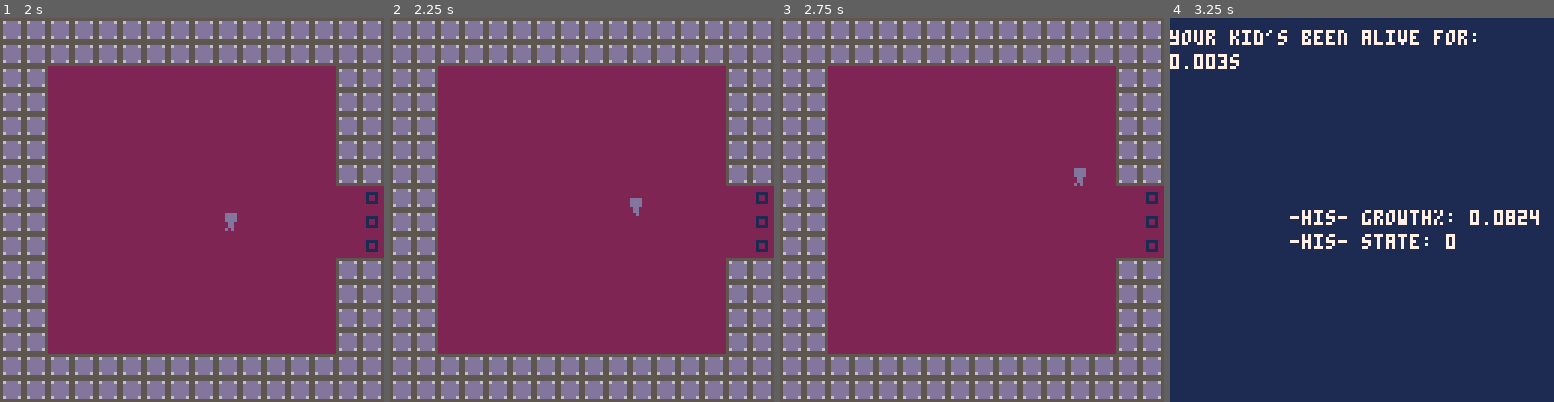
Above: before the commit, frames 1-4 (left to right).
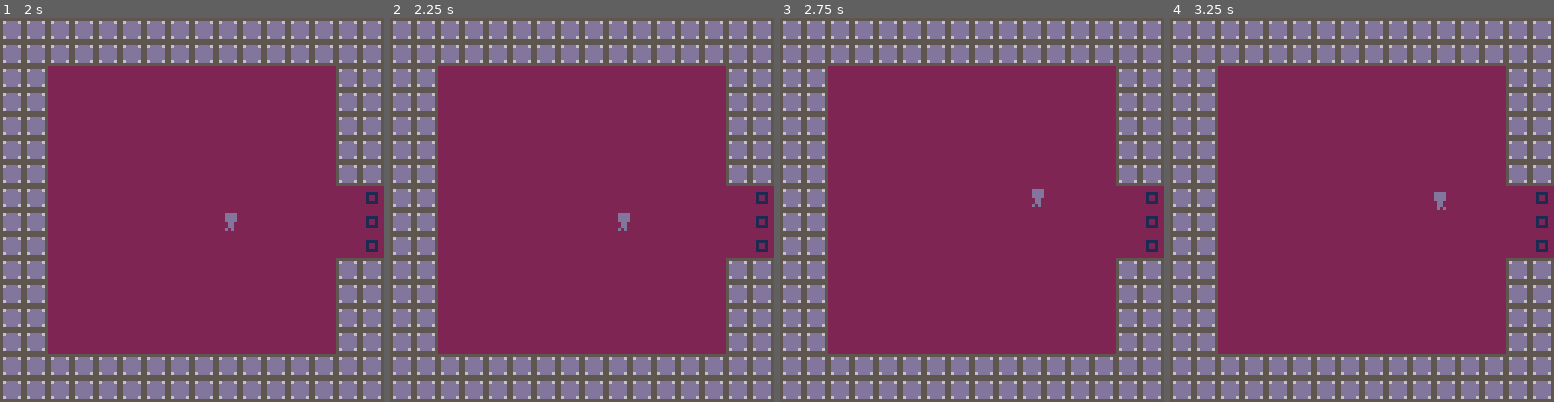
Above: after the commit, the same moments.

Repository: bvanroll/pico8
Game: PICO-8 cartridge creature.p8
Same seed, same stepped clock (60 frames per second), same inputs: the game is played once before the commit and once after it.
Inputs:
- Up to frame 1 (2 s): tap X (X key) at 0.33, 1.07, 1.85 s; tap O (Z key) at 0.7, 1.7 s; hold Right from 1.6 s (still down)
- Up to frame 2 (2.25 s): release Right at 2.1 s; tap O (Z key) at 2.1 s; hold Up from 2.15 s (still down)
- Up to frame 3 (2.75 s): release Up at 2.42 s; hold Right from 2.47 s (still down); tap O (Z key) at 2.5 s
- Up to frame 4 (3.25 s): tap O (Z key) at 2.9 s; tap X (X key) at 2.97 s; release Right at 3.03 s; hold Left from 3.08 s (still down)

Frame 1 is identical in both runs. In frame 2, 0.2% of the frame differs, in the area x 59-66%, y 46-56%; in frame 3, 0.2%; in frame 4, 100%, in the area x 0-100%, y 0-100%.

Commit message:
dijkstra map not fast enough :(

Diff:
--- a/creature.p8
+++ b/creature.p8
@@ -68,7 +68,6 @@
 -->8
 --npc
 p = { --player
-  hmap={},
   x=64,
   y=64,
   w=4,
@@ -79,18 +78,16 @@
   yv = 0,
   s=1,
   xo=2,
+  ctile={x=8,y=8},
+  ptile={x=8,y=8},
   draw = function(self)
    if (self.dy>0) then
-   printh(self.dy)
     s=193
    elseif (self.dy<0) then
-   printh(self.dy)
     s=194
    elseif (self.dx>0) then
-   printh(self.dx)
     s=196
    elseif (self.dx<0) then
-   printh(self.dx)
     s=195
    else
     s=192
@@ -100,7 +97,15 @@
   input = function(self, xv, yv)
    self.dx=xv
    self.dy=yv
-
+   self.ctile.x=flr(self.x/8)
+   self.ctile.y=flr(self.y/8)
+   --it's not fast enough
+   if self.ctile.x!=self.ptile.x
+   or self.ctile.y!=self.ptile.y then
+     m:calcmap()
+     self.ptile.x = self.ctile.x
+     self.ptile.y = self.ctile.y
+   end
    self.xv = xv
    self.yv = yv
   end,
@@ -122,27 +127,38 @@
  t = 0,
  speed=.1,
  target={x=-1,y=-1},
- mv=function(self)
-	  local bdst,bx,by =32000,0,0
-	  for i=1,4 do
-	   local dx,dy=dirx[i]+self.x,diry[i]+self.y
-		  if (not shit(dx,dy,0)) then
-		   d=dist(dx/8,dy/8,p.x/8,p.y/8)
-		   if d<bdst then
---		    printh(bdst)
-		    bdst,bx,by=d,dirx[i],diry[i]
-		   end
-		  end
+ mv=function(self)--move
+
+  if (self.target.x ==-1) then
+   self:tget()
+  else
+  printh(self.target.x)
+
+   self.x=self.target.x
+   self.y=self.target.y
+  end
+ end,
+ tget=function(self)--find target
+	  if onscreen(self) then
+
+	    sx,sy=flr(self.x/8),flr(self.y/8)
+
+     lowest,tx,ty=32000,0,0
+	    if (m.dmap[sx][sy+1]<lowest) lowest,tx,ty=m.dmap[sx][sy+1],sx,sy+1
+	    if (m.dmap[sx][sy-1]<lowest) lowest,tx,ty=m.dmap[sx][sy-1],sx,sy-1
+	    if (m.dmap[sx+1][sy]<lowest) lowest,tx,ty=m.dmap[sx+1][sy],sx+1,sy
+	    if (m.dmap[sx-1][sy]<lowest) lowest,tx,ty=m.dmap[sx-1][sy],sx-1,sy
+     if (lowest<m.dmap[sx][sy])  then
+      printh(lowest)
+      self.target.x,self.target.y=tx,ty
+      self.target.x*=8
+      self.target.y*=8
+     else
+       printh(lowest)
+     end
+
+
 	  end
---	  printh("xdir:"..xdir)
-
---	  if (abs(xdir)>self.speed) xdir=self.speed*sgn(xdir)
-	  self.x+=bx*self.speed
---	  ydir=self.target.y-self.y
---	  printh("ydir:"..ydir)
---	  if (abs(ydir)>self.speed) ydir=self.speed*sgn(ydir)
-	  self.y+=by*self.speed
-
  end,
  growtime=3.600,
  update = function(self,start,current)
@@ -160,16 +176,24 @@
    else
      self.s=4
    end
+   --if player touch
    if flr(p.x/8)==flr(self.x/8) and flr(p.y/8)==flr(self.y/8) then
      self.x=64+(128*(flr(rnd(2))))
      self.y=64+(128*(flr(rnd(2))))
      self.m+=1
+     printh("didler")
      fx=3/self.growtime*self.t
      sfx(flr(3/self.growtime*self.t),-1,0,0)
    end
  end,
  draw = function(self)
-   self:mv()
+   if (self.x!=self.target.x) and
+    (self.y!=self.target.y) then
+    self:mv()
+   else
+    self:tget()
+    self:mv()
+   end
    spr(self.s,self.x,self.y)
  end,
  save=function(self)
@@ -180,6 +204,9 @@
 -->8
 --map
 m = { --map
+  bounds={ --map bounds /8
+  0,0,47,31
+  },
   cx=0,--camera x
   cy=0,--camera y
   --camera velocity
@@ -189,6 +216,55 @@
   tx=0,
   ty=0,
   t=false,--transition
+  dmap={{}},--dijkstra map
+  calcmap=function(self)
+   local dmap={{}}
+   for x=0,self.bounds[3] do
+    ty={}
+    for y=0,self.bounds[4] do
+     ty[y]=30000
+    end
+    dmap[x]=ty
+   end
+   dmap[flr(p.x/8)][flr(p.y/7)]=0
+   nochange=false
+   repeat
+    ccount=0
+    for x=self.cx/8,(self.cx+127)/8 do
+     for y=self.cy/8,(self.cy+127)/8 do
+      if not fget(mget(x,y),0)
+      and dmap[x][y]>0 then
+       --not wall nor player
+       c=dmap[x][y]
+       u=dmap[x][y+1]
+       d=dmap[x][y-1]
+       r=dmap[x+1][y]
+       l=dmap[x-1][y]
+       lowest=c
+       printh("lets start, c:"..lowest)
+       lowest=min(lowest,u)
+       printh(lowest)
+       lowest=min(lowest,d)
+       printh(lowest)
+       lowest=min(lowest,l)
+       printh(lowest)
+       lowest=min(lowest,r)
+       printh(lowest)
+       --skip if change set
+        --set current to +1 lowest if true
+       lowest+=1
+       if (c>lowest) then
+        ccount+=1
+        dmap[x][y]=lowest
+        printh("final:"..dmap[x][y])
+       end
+      end
+     end
+    end
+    printh(ccount)
+   until ccount==0
+   self.dmap=dmap
+  end,
   update= function(self)
     tile = (mget(p.x/8,p.y/8))
     f=fget(tile)
@@ -297,9 +373,6 @@
 --distance based on pytho
 function dist(x1,y1,x2,y2)
  local dx,dy=x1-x2,y1-y2
--- printh("x1: "..x1.."y1: "..y1)
--- printh("x2: "..x2.."y2: "..y2)
--- printh(x1 .. yb1 ..x2 ..y2)
  f=(dx*dx+dy*dy)
  return f
 end
@@ -369,6 +442,22 @@
 
 
  return temp
+end
+
+function onscreen(obj)
+
+ return obj.x>=m.cx and
+  obj.y>=m.cy and
+  obj.x<=m.cx+128 and
+  obj.y<=m.cy+128
+end
+
+function movetowards(sx,sy,tx,ty)
+ x=sx-tx
+ y=sy-ty
+ dx=abs(x)
+ dy=abs(y)
+ return dx*sgn(x)*s,dy*sgn(y)
 end
 -->8
 --state
Not shown, changed: .DS_Store
